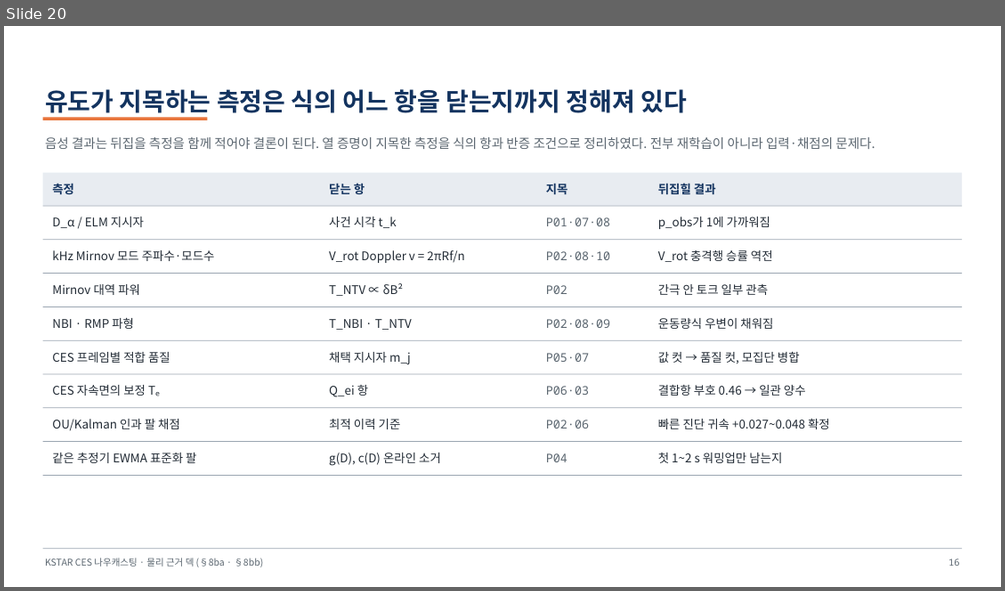
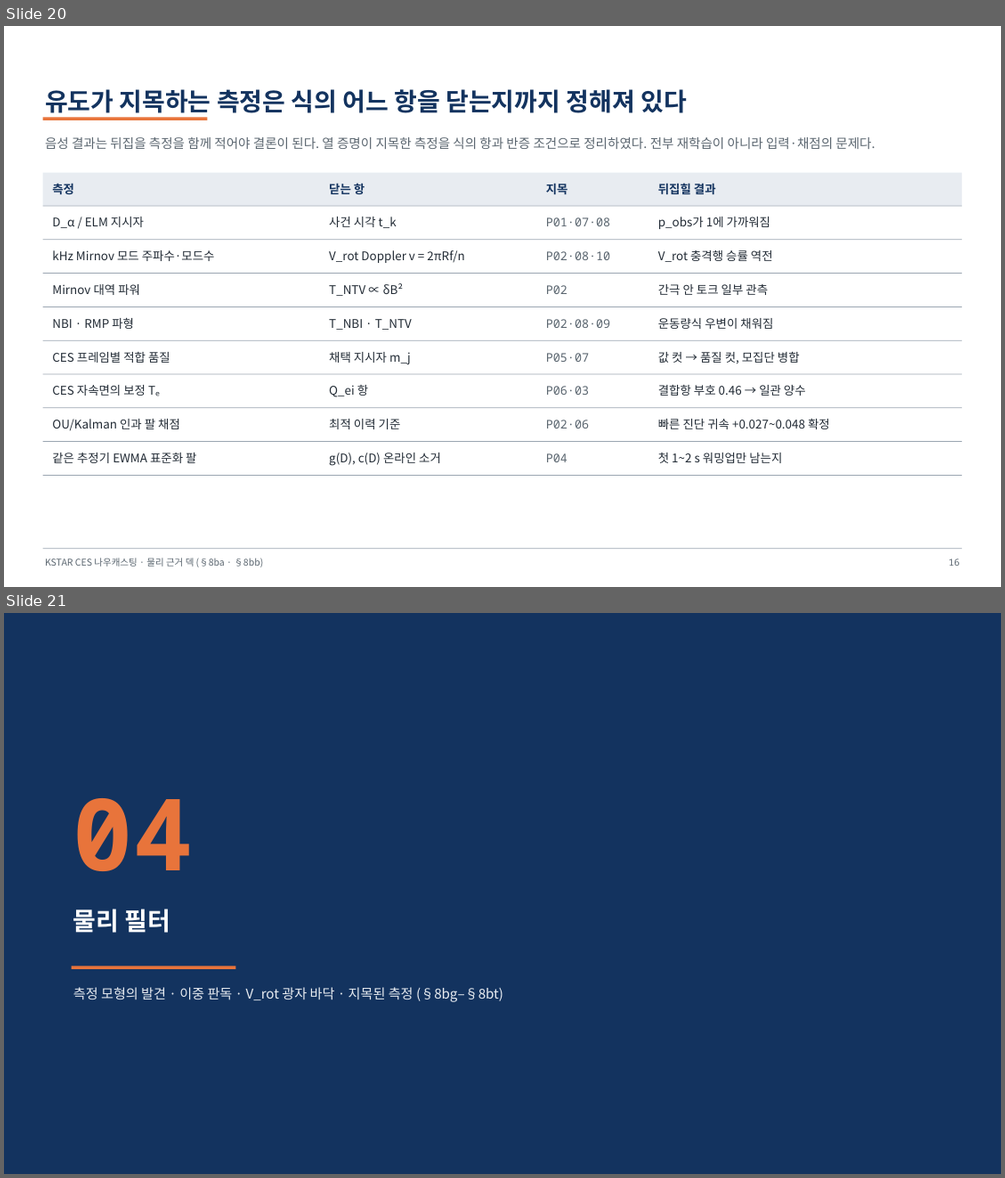
Before and after one commit to iseungsang01/ml-intern-revision, a slide deck: docs/presentation/KSTAR_CES_물리근거.pptx. Shown one above the other, each under a label of ours: slide 20 before the commit, slides 20 and 21 after it. The pictures are 1005x591 and 1005x1178 pixels, drawn with LibreOffice and Linux fonts; fonts in the diff are those of the drawing. Boxes give left, top, right and bottom in pixels: in the first picture for what was removed or moved away, otherwise in the second. Text is boxed around its words. In the diff, an @@ line names an element or a change of style, - is before the commit and + after.

```diff
--- a/docs/presentation/KSTAR_CES_물리근거.pptx
+++ b/docs/presentation/KSTAR_CES_물리근거.pptx
@@ slide 21 added at [4, 613, 1001, 1174], background #FFFFFF @@
@@ rectangle added at [4, 613, 1001, 1174], fill #13335F @@
@@ text added at [73, 798, 193, 871], 96 pt, text #E8743B, bold @@
+04
@@ text added at [73, 908, 171, 933], 24 pt, text #FFFFFF, bold @@
+물리 필터
@@ rectangle added at [72, 966, 235, 969], fill #E8743B @@
@@ text added at [73, 987, 503, 1002], 13 pt, text #E8ECF1 @@
+측정 모형의 발견 · 이중 판독 · V_rot 광자 바닥 · 지목된 측정 (§8bg–§8bt)
```
Also in this commit, not shown: 3 slides changed, 3 other slides added, 2 other files.
